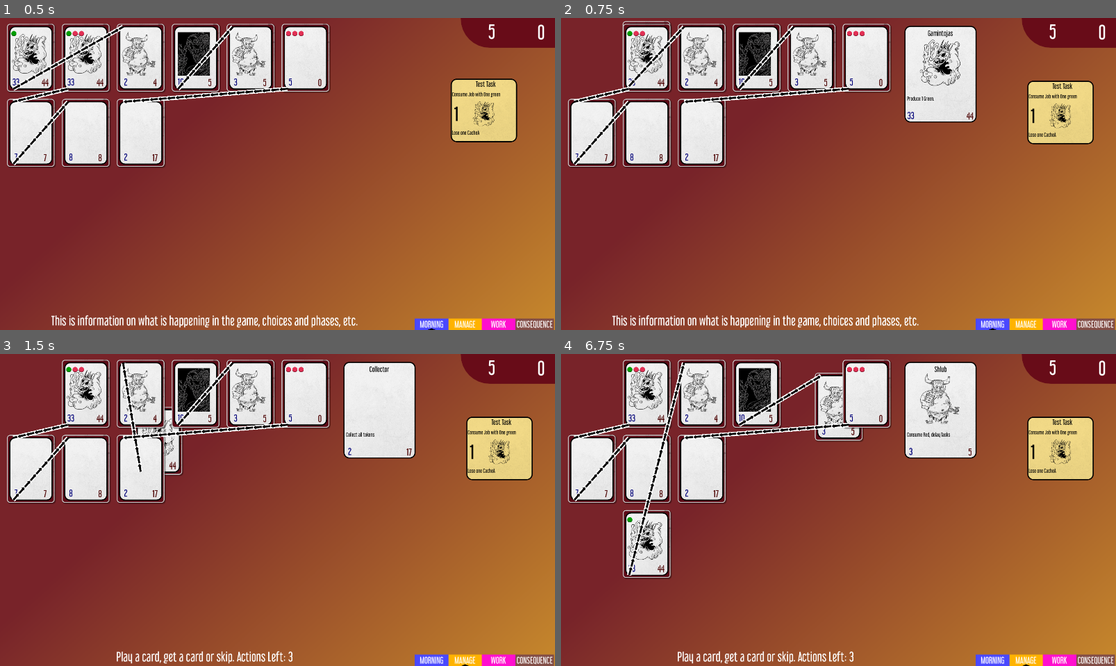
Above: before the commit, frames 1-4 (two rows, left to right).
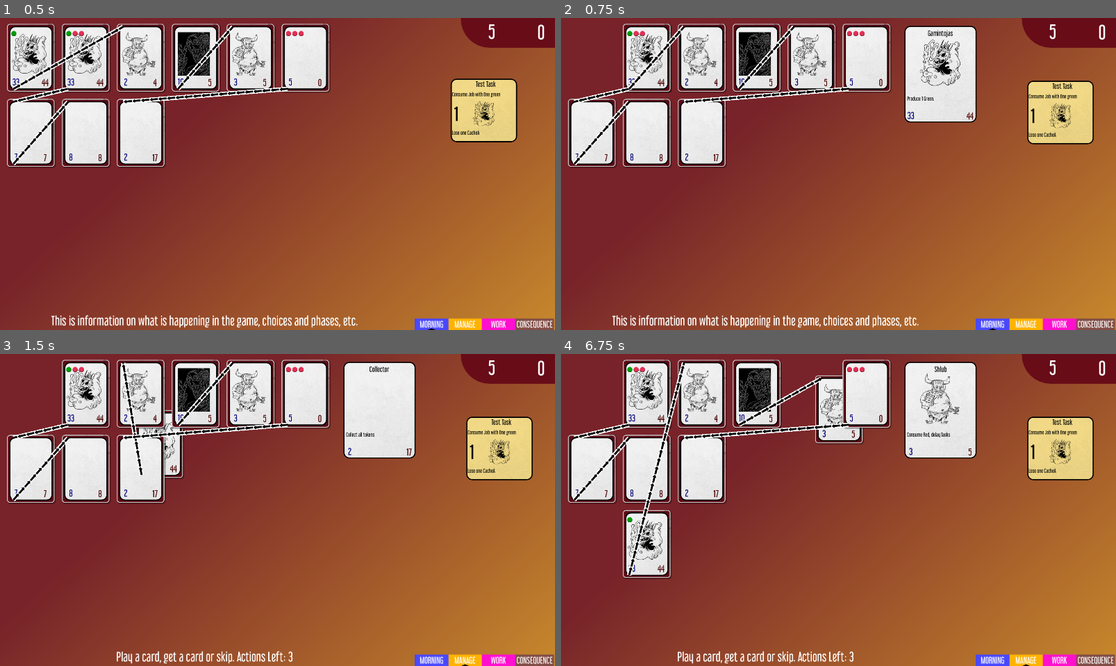
Above: after the commit, the same moments.

Repository: TicklesTheBrain/HellManager
Game: Godot game, scene res://scenes/main.tscn
Same seed, same stepped clock (60 frames per second), same inputs: the game is played once before the commit and once after it.
Inputs (mouse positions are in pixels of both pictures, inside the frame that each line leads up to):
- Up to frame 1 (0.5 s): no input
- Up to frame 2 (0.75 s): drag from (594, 58) to (755, 58) at 0.52 s
- Up to frame 3 (1.5 s): drag from (194, 469) to (83, 394) at 1.27 s
- Up to frame 4 (6.75 s): hold M (market_open) 2.03-2.75 s; click (644, 394) at 2.17 s; drag from (644, 394) to (644, 544) at 2.77 s; tap Enter at 3.5, 5 s; drag from (699, 394) to (866, 394) at 3.52 s; tap Space at 4.25, 6.5 s; drag from (699, 394) to (866, 394) at 4.27 s; move the mouse to (755, 394) at 5.02 s; hold M (market_open) 5.03-5.75 s; click (755, 394) at 5.17 s; drag from (755, 394) to (644, 544) at 5.77 s; drag from (810, 394) to (894, 441) at 6.52 s

Frame 1 is identical in both runs. In frame 2, 0.3% of the frame differs, in the area x 11-23%, y 0-24%; in frame 3, 0.5%; in frame 4, 0.9%, in the area x 31-55%, y 6-29%.

Commit message:
fixed dragging and market interaction

Diff:
--- a/src/Events.gd
+++ b/src/Events.gd
@@ -45,6 +45,8 @@
 
 ## UI Signals
 signal actionCardClicked(card: ActionCardUI, button: MouseButton)
+signal marketOpenRequest(market: MarketUIController)
+signal marketCloseRequest(market: MarketUIController)
 signal companyCanvasDragStart(companyCanvas: CompanyUICanvas)
 signal companyCanvasDragReleased(companyCanvas: CompanyUICanvas)
 signal jobClicked(jobUI: JobUI, button: MouseButton)
--- a/src/InputManager.gd
+++ b/src/InputManager.gd
@@ -21,6 +21,8 @@
 	Events.cardUseStarted.connect(func(_c): inputLock = true)
 	Events.companyCanvasDragStart.connect(companyCanvasDragStart)
 	Events.companyCanvasDragReleased.connect(companyCanvasDragEnd)
+	Events.marketOpenRequest.connect(marketOpen)
+	Events.marketCloseRequest.connect(marketClose)
 	#TODO: this input locking thing is fucked, need to do it a different way
 	Events.phaseStarted.connect(func(p):
 		if p == Globals.phases.WORK:
@@ -28,11 +30,24 @@
 		)
 	UIScheduler.finished.connect(func():inputLock = false)
 
+func marketOpen(controller: MarketUIController):
+	cancelCanvasDrag()
+	controller.openMarket()
+
+func marketClose(controller: MarketUIController):
+	cancelCanvasDrag()
+	cancelJobDrag()
+	controller.closeMarket()
+
 func companyCanvasDragStart(canvas: CompanyUICanvas):
-	if draggedJob == null and activeChoice.is_null():
-		draggedCanvas = canvas
-		canvas.drag = true
+	if draggedCanvas != null or not activeChoice.is_null():
+		return
 
+	if Globals.slideInProgress or Globals.marketOpen:
+		return
+
+	draggedCanvas = canvas
+	canvas.drag = true
 
 func companyCanvasDragEnd(canvas: CompanyUICanvas):
 	if not canvas.drag:
@@ -105,8 +120,12 @@
 func jobClickReleased(jobUI: JobUI, _button):
 	#print('released on job ', jobUI, " with button ", button)
 	if draggedJob == jobUI:
+		cancelJobDrag()
+
+func cancelJobDrag():
+	if draggedJob != null:
 		#print('about to job drag end')
-		Events.jobDragEnd.emit(jobUI)
+		Events.jobDragEnd.emit(draggedJob)
 		draggedJob = null
 		return
 
--- a/src/ui_code/JobUI.gd
+++ b/src/ui_code/JobUI.gd
@@ -68,7 +68,7 @@
 
 func _process(_delta):
 	if dragged:
-		global_position = get_viewport().get_mouse_position() + dragOffset
+		global_position = get_viewport().get_mouse_position() - dragOffset
 		moved.emit()
 
 func endDrag():
--- a/src/ui_code/MarketSlideController.gd
+++ b/src/ui_code/MarketSlideController.gd
@@ -10,9 +10,9 @@
 		if Globals.slideInProgress:
 			return
 		if Globals.marketOpen:
-			closeMarket()
+			Events.marketCloseRequest.emit(self)
 		else:
-			openMarket()
+			Events.marketOpenRequest.emit(self)
 
 func openMarket():
 	# print('market open')
